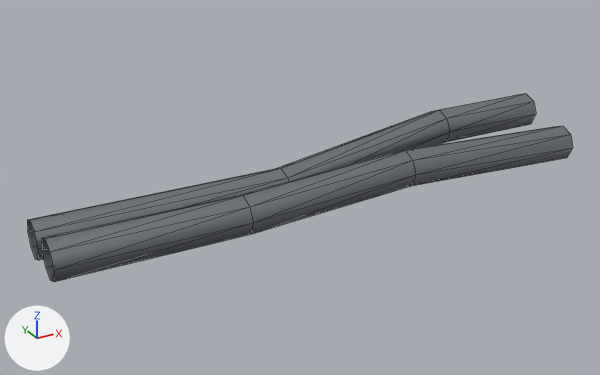
A saved change to the glTF model assets/models/pipe_set.glb.
Camera for both pictures: a 50 mm lens placed at (-2.21, -3.53, 1.85), pointed at (-0.16, 0.21, -0.02). Lighting does not change. The marker at lower left points along +X, +Y and +Z. The picture after the commit comes second. Mesh edges are drawn as thin lines. Vertices at exactly the same position are counted once.

In view in the first picture: 'pipe_set'.
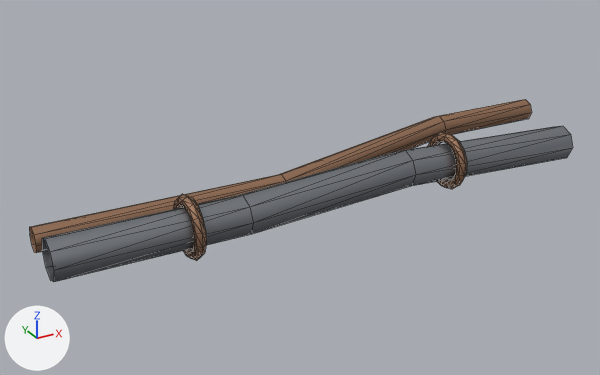
Location of each change, (x1, y1, x2, y2) in pixels of the pictures (600 x 375 px):
'pipe_set', reshaped: before (27, 93, 573, 282); after (29, 99, 573, 282)
part 1 of me_p1, added (brown): after (174, 194, 206, 260)
part 2 of me_p1, added (brown): after (428, 132, 467, 189)
part 3 of me_p1, recoloured: before (27, 93, 536, 260); after (29, 99, 532, 253)

Edits to the bpy script that builds the scene:
```text
Add mat_piperust:
    mat_piperust = principled_material('PipeRust')
    mat_piperust.base_color = (0.36, 0.2, 0.12)  # brown #a27c61
    mat_piperust.metallic = 0.6
    mat_piperust.roughness = 0.62
Change me_p1:
    used by ob_pipe_set; location = (0.0, 0.0, 0.0)
    remove me_p1.from_pydata(...)  # 64 vertices, 96 faces; spans x -1.6..1.61, y -0.11..0.45, z -0.16..0.23
    add me_p1.from_pydata(...)  # 232 vertices, 432 faces; spans x -1.6..1.61, y -0.17..0.41, z -0.17..0.22
    me_p1 part 1: a new loose piece of 84 vertices spanning x -0.93..-0.87, y -0.17..0.17, z -0.17..0.17, in mat_piperust (brown #a27c61)
    me_p1 part 2: a new loose piece of 84 vertices spanning x 0.67..0.73, y -0.17..0.17, z -0.12..0.22, in mat_piperust (brown #a27c61)
    me_p1 part 3: 48 faces spanning x -1.6..1.6, y 0.27..0.41, z -0.12..0.19 switch from mat_pipesteel (grey #90959b) to mat_piperust (brown #a27c61)
    other edits to the shape of me_p1 do not show in these pictures
```
